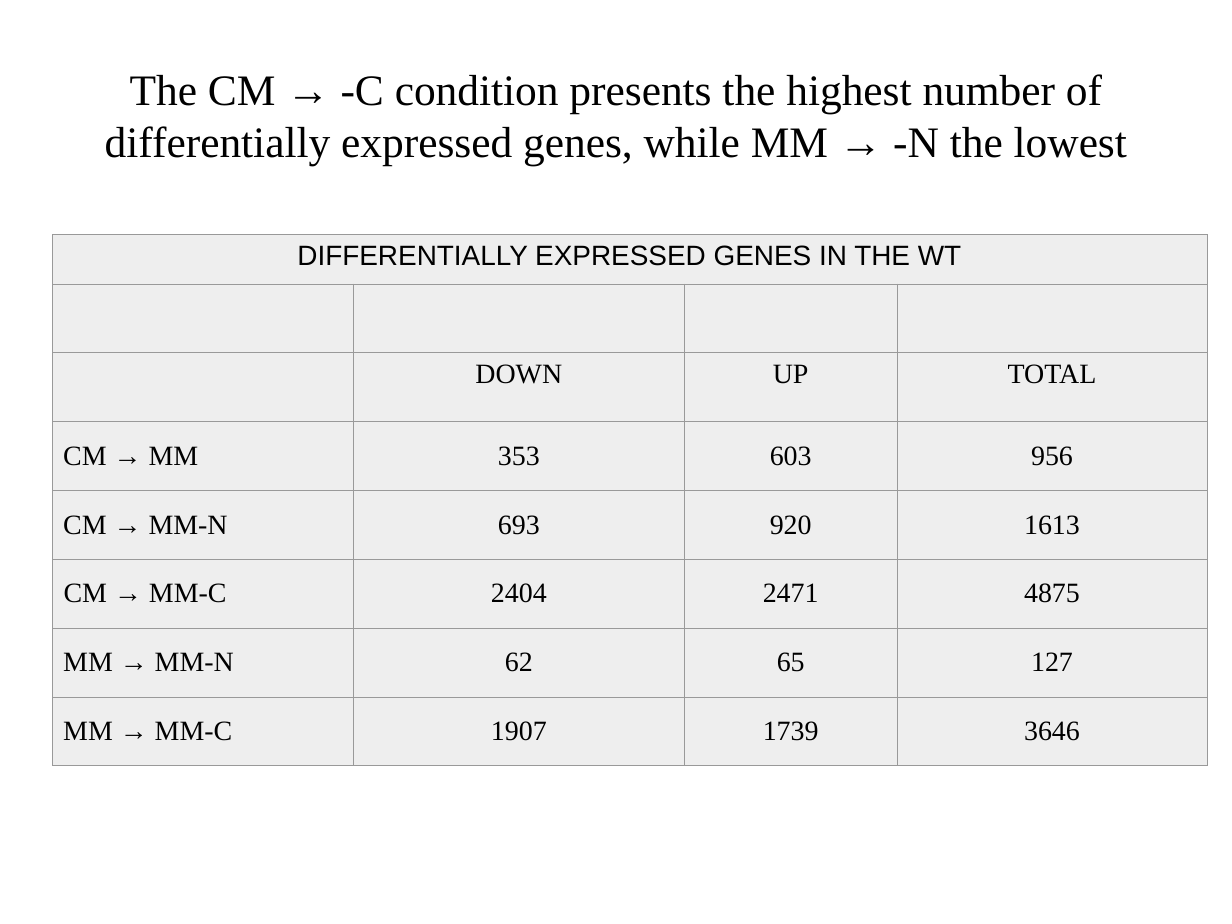
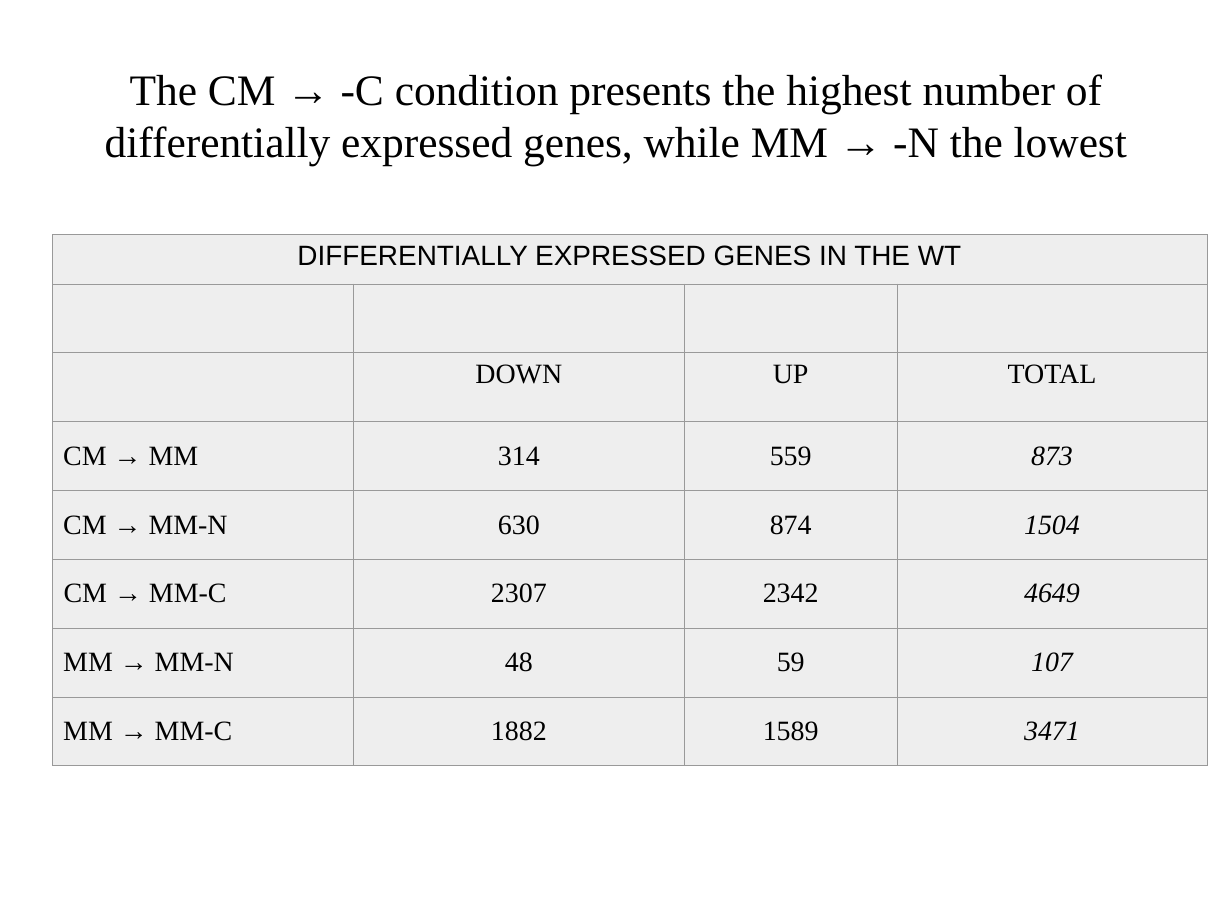
Before and after one commit to wilkinsonlab/m-oryzae-polya, a slide deck: slide 22 of doc/version_21/oryzae_presentation.odp. Drawn at 1232x924 pixels with LibreOffice and Linux fonts; fonts in the diff are those of the drawing; grey boxes stand for pictures. Boxes give left, top, right and bottom in pixels: in the first picture for what was removed or moved away, otherwise in the second. Text is boxed around its words. In the diff, an @@ line names an element or a change of style, - is before the commit and + after.

```diff
--- a/doc/version_21/oryzae_presentation.odp
+++ b/doc/version_21/oryzae_presentation.odp
@@ table at box(53, 235, 1206, 766) @@
-row 4: CM → MM | 353 | 603 | 956
+row 4: CM → MM | 314 | 559 | 873
-row 5: CM → MM-N | 693 | 920 | 1613
+row 5: CM → MM-N | 630 | 874 | 1504
-row 6: CM → MM-C | 2404 | 2471 | 4875
+row 6: CM → MM-C | 2307 | 2342 | 4649
-row 7: MM → MM-N | 62 | 65 | 127
+row 7: MM → MM-N | 48 | 59 | 107
-row 8: MM → MM-C | 1907 | 1739 | 3646
+row 8: MM → MM-C | 1882 | 1589 | 3471
```
Also in this commit, not shown: 2 other slides changed, 7 other files.
